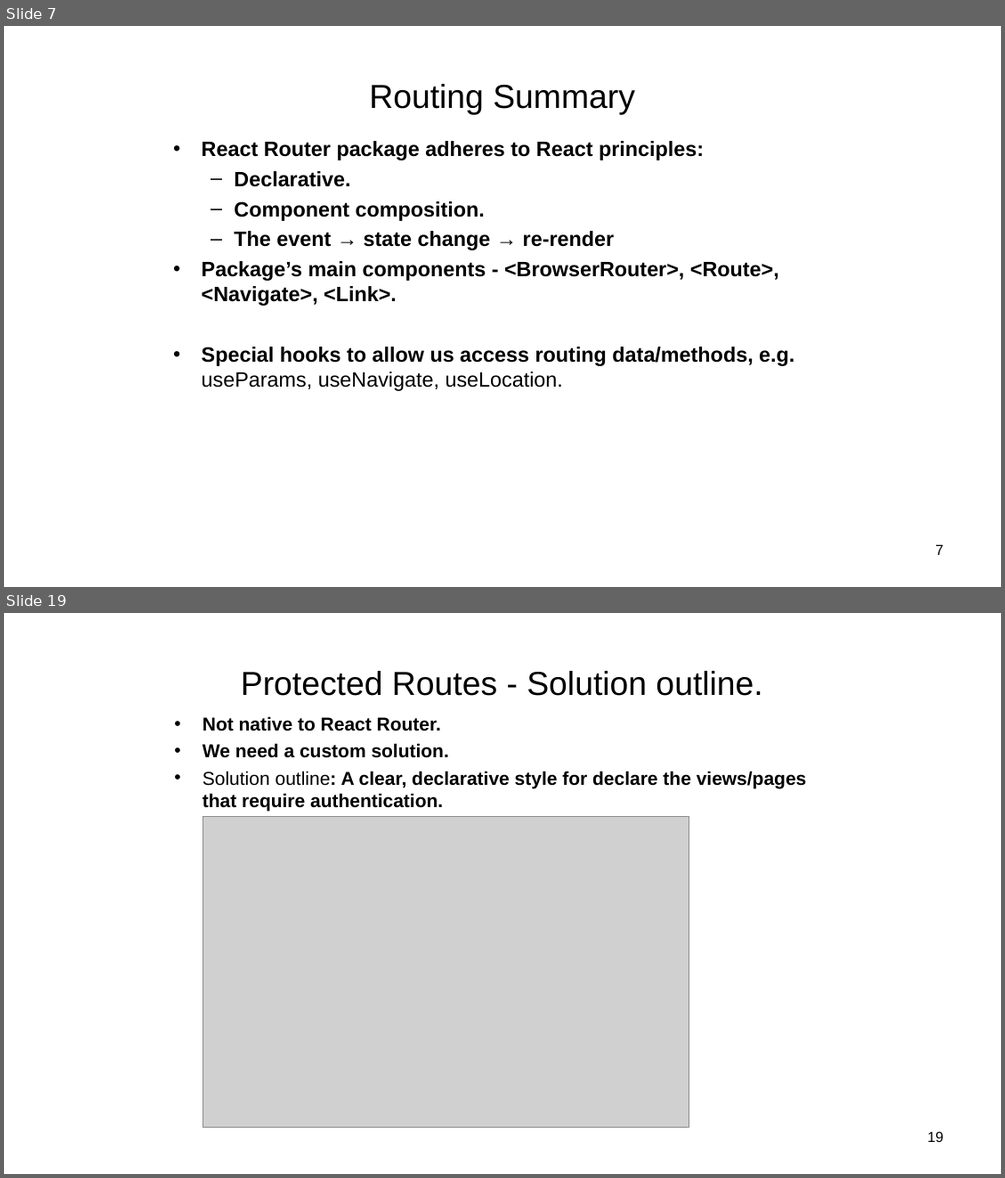
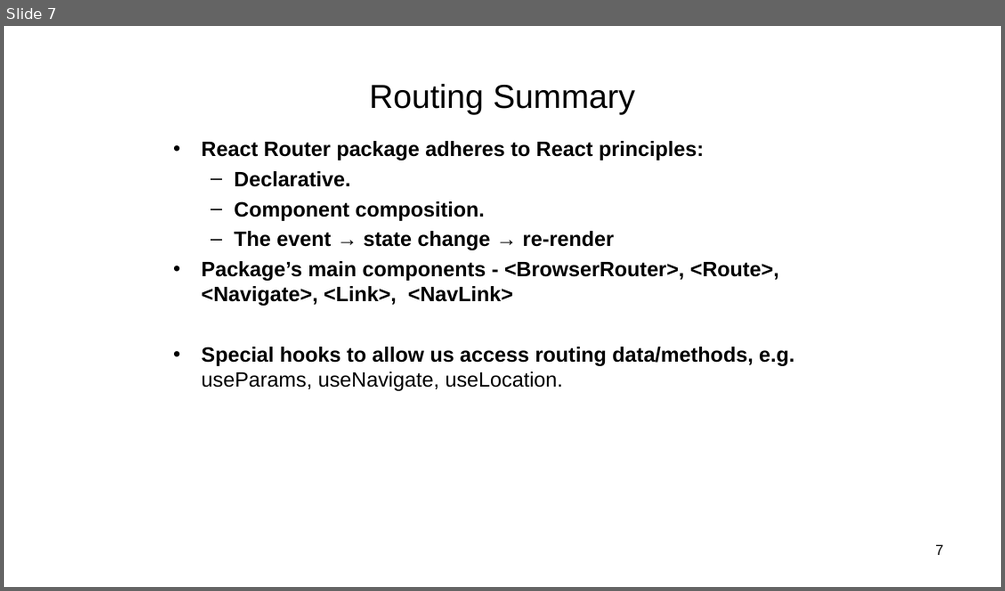
Before and after one commit to wit-hdip-comp-sci-2024/full-stack-2, a slide deck: topic-5/talk-1/ReactJS_05.ppt. Shown one above the other, each under a label of ours: slides 7 and 19 before the commit, slide 7 after it; the slides between them are not shown. The pictures are 1005x1178 and 1005x591 pixels, drawn with LibreOffice and Linux fonts; fonts in the diff are those of the drawing; grey boxes stand for pictures. Boxes give left, top, right and bottom in pixels: in the first picture for what was removed or moved away, otherwise in the second. Text is boxed around its words. In the diff, an @@ line names an element or a change of style, - is before the commit and + after.

```diff
--- a/topic-5/talk-1/ReactJS_05.ppt
+++ b/topic-5/talk-1/ReactJS_05.ppt
@@ slide 19 removed at (x1=4, y1=613, x2=1001, y2=1174), background #FFFFFF @@
@@ title removed at (x1=241, y1=671, x2=762, y2=696) @@
-Protected Routes - Solution outline.
@@ text removed at (x1=202, y1=716, x2=807, y2=811) @@
-• Not native to React Router.
-• We need a custom solution.
-• Solution outline: A clear, declarative style for declare the views/pages that require authentication.
@@ picture removed at (x1=203, y1=816, x2=689, y2=1127) @@
@@ page number removed at (x1=927, y1=1131, x2=943, y2=1142) @@
-19
@@ slide 7 changed as well @@
@@ text at (x1=202, y1=261, x2=779, y2=305): text changed @@
-• Package’s main components - <BrowserRouter>, <Route>, <Navigate>, <Link>.
+• Package’s main components - <BrowserRouter>, <Route>, <Navigate>, <Link>, <NavLink>
```
Also in this commit, not shown: 1 other slide changed, 19 other slides removed, 28 other files.
